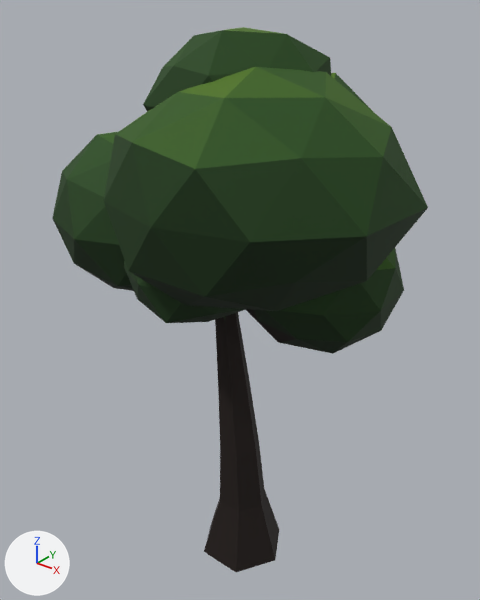
A saved change to the glTF model godot/assets/orchard_kit/tree_orchard_tall.glb.
Camera for both pictures: a camera (50 mm lens) standing at (5.69, -7.18, 9.07) and looking at (-0.27, 0.26, 4.46). Every picture has the same lights, and +X, +Y and +Z are marked at lower left. The picture after the commit comes second. Vertices at exactly the same position are counted once.

Objects in the first picture: 'tree_orchard_tall'.
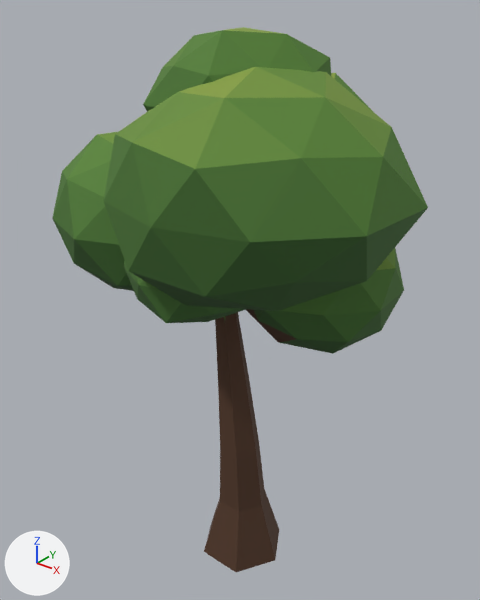
The change, as a list of edits to the scene's bpy script:
```text
Change me_tree_orchard_tall:
    where me_tree_orchard_tall.from_pydata(...)  # 288 vertices, 540 faces; spans x -3.32..2.79, y -2.56..2.65, z -0.3..8.51
    used by ob_tree_orchard_tall; location = (0.0, 0.0, 0.0)
    me_tree_orchard_tall part 1: 235 faces centred in x -3.31..2.66, y -2.43..2.42, z 4.81..8.35 are repainted in the vertex colours; the middle colour goes from dark green #153a08 to dark green #4a7630
    me_tree_orchard_tall part 2: 167 faces centred in x -2.95..2.64, y -2.16..2.43, z 4.05..7.47 are repainted in the vertex colours; the middle colour goes from black #0c2608 to dark green #38612e
    me_tree_orchard_tall part 3: 76 faces centred in x -2.65..2.11, y -2.14..1.71, z 5.59..8.49 are repainted in the vertex colours; the middle colour goes from dark green #37610c to green #739438
    me_tree_orchard_tall part 4: 62 faces centred in x -0.76..0.78, y -0.57..0.54, z 0.08..4.74 are repainted in the vertex colours; the middle colour goes from black #180a04 to brown #523624
```

Boxes [x1, y1, x2, y2] around the edits, measured in the pictures (480 x 600 px):
part 1 of me_tree_orchard_tall, recoloured (lighter): [52, 30, 428, 342] in both
part 2 of me_tree_orchard_tall, recoloured (black to dark green): [74, 105, 427, 354] in both
part 3 of me_tree_orchard_tall, recoloured (dark green to green): [67, 27, 396, 270] in both
part 4 of me_tree_orchard_tall, recoloured (black to brown): [204, 309, 296, 572] in both
